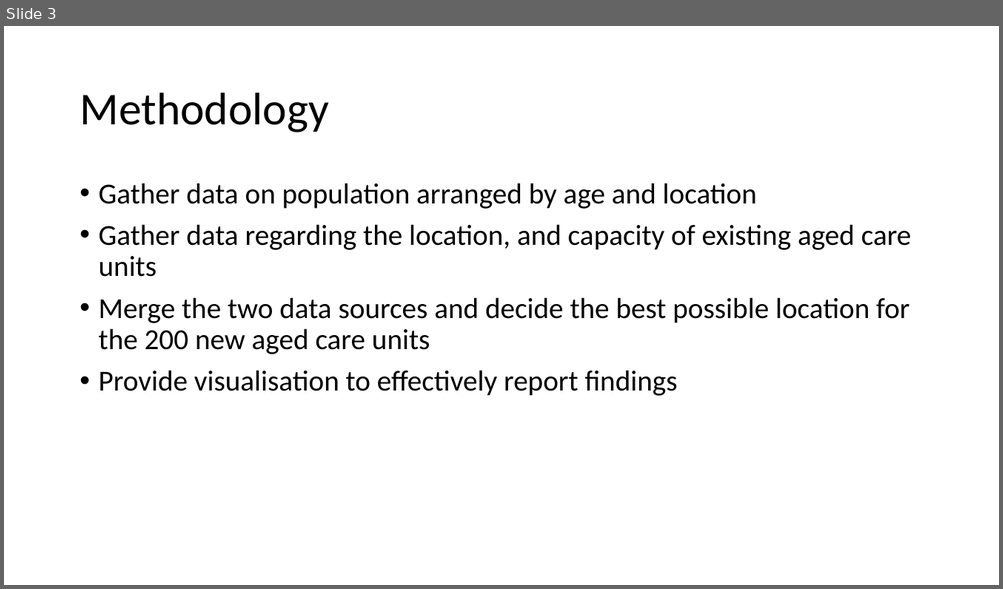
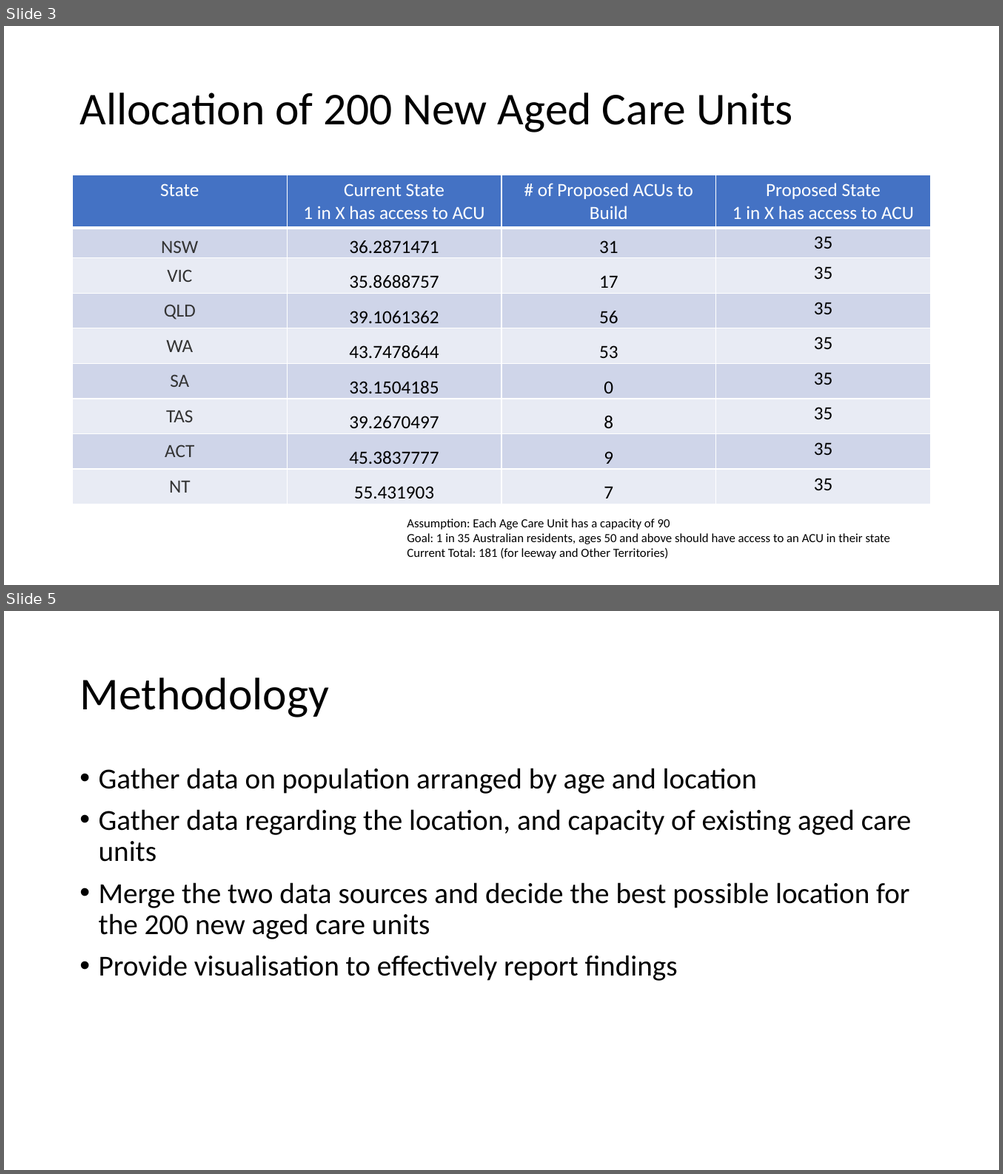
Before and after one commit to vdencarnacion/probset, a slide deck: final_presentation.pptx. Shown one above the other, each under a label of ours: slide 3 before the commit, slides 3 and 5 after it; the slides between them are not shown. The pictures are 1003x589 and 1003x1174 pixels, drawn with LibreOffice and Linux fonts; fonts in the diff are those of the drawing. Boxes give left, top, right and bottom in pixels: in the first picture for what was removed or moved away, otherwise in the second. Text is boxed around its words. In the diff, an @@ line names an element or a change of style, - is before the commit and + after.

```diff
--- a/final_presentation.pptx
+++ b/final_presentation.pptx
@@ slide 3 added at bbox=[4, 26, 999, 585], background #FFFFFF @@
@@ title added at bbox=[79, 93, 793, 133], 44 pt, text #000000 @@
+Allocation of 200 New Aged Care Units
@@ table added at bbox=[73, 175, 932, 502], 9 rows, 4 columns @@
+State | Current State 1 in X has access to ACU | # of Proposed ACUs to Build | Proposed State 1 in X has access to ACU
+NSW | 36.2871471 | 31 | 35
+VIC | 35.8688757 | 17 | 35
+QLD | 39.1061362 | 56 | 35
+WA | 43.7478644 | 53 | 35
+SA | 33.1504185 | 0 | 35
+TAS | 39.2670497 | 8 | 35
+ACT | 45.3837777 | 9 | 35
+NT | 55.431903 | 7 | 35
@@ text added at bbox=[407, 519, 890, 560], 12 pt, text #000000 @@
+Assumption: Each Age Care Unit has a capacity of 90
+Goal: 1 in 35 Australian residents, ages 50 and above should have access to an ACU in their state
+Current Total: 181 (for leeway and Other Territories)
@@ what was slide 3 is now slide 5 @@
```
Also in this commit, not shown: 1 slide changed, 6 other slides added, 2 slides removed, 2 other files.
